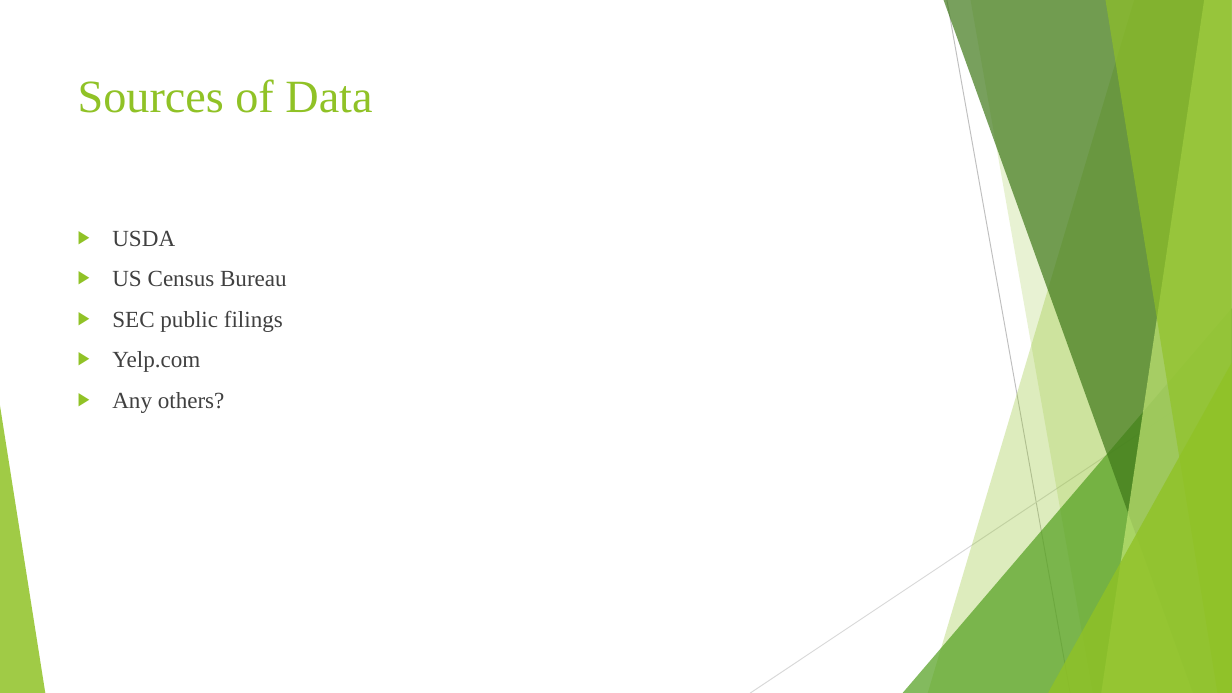
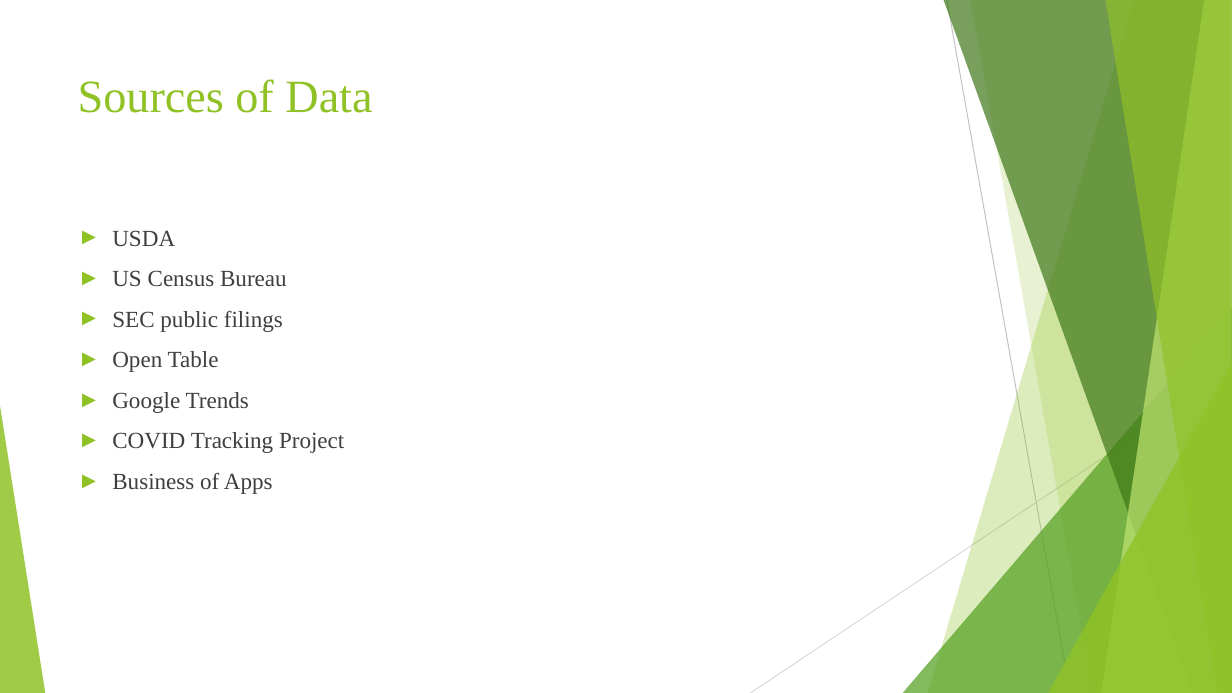
Before and after one commit to emmobley63/Project_1, a slide deck: slide 3 of Group 2 PowerPoint Presentation.pptx. Drawn at 1232x693 pixels with LibreOffice and Linux fonts; fonts in the diff are those of the drawing. Boxes give left, top, right and bottom in pixels: in the first picture for what was removed or moved away, otherwise in the second. Text is boxed around its words. In the diff, an @@ line names an element or a change of style, - is before the commit and + after.

```diff
--- a/Group 2 PowerPoint Presentation.pptx
+++ b/Group 2 PowerPoint Presentation.pptx
@@ text at <box>112,351,344,494</box>: text changed; text colour #404040 to #3F3F3F @@
-▶ Yelp.com
-▶ Any others?
+► Open Table
+► Google Trends
+► COVID Tracking Project
+► Business of Apps
```
Also in this commit, not shown: 3 other slides changed, 4 slides added, 1 other file.
